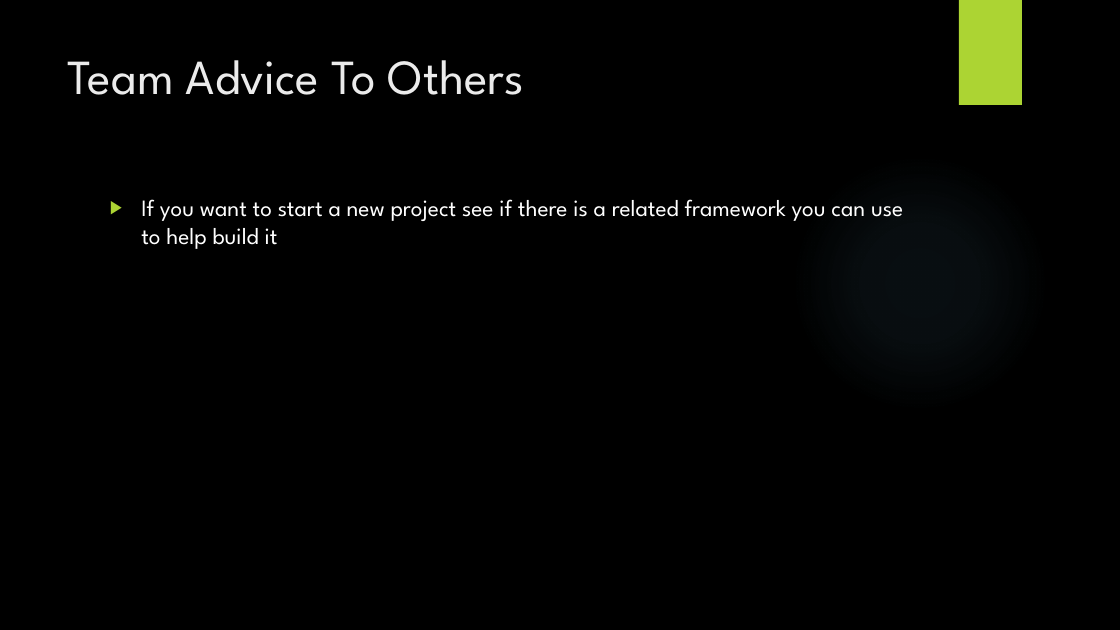
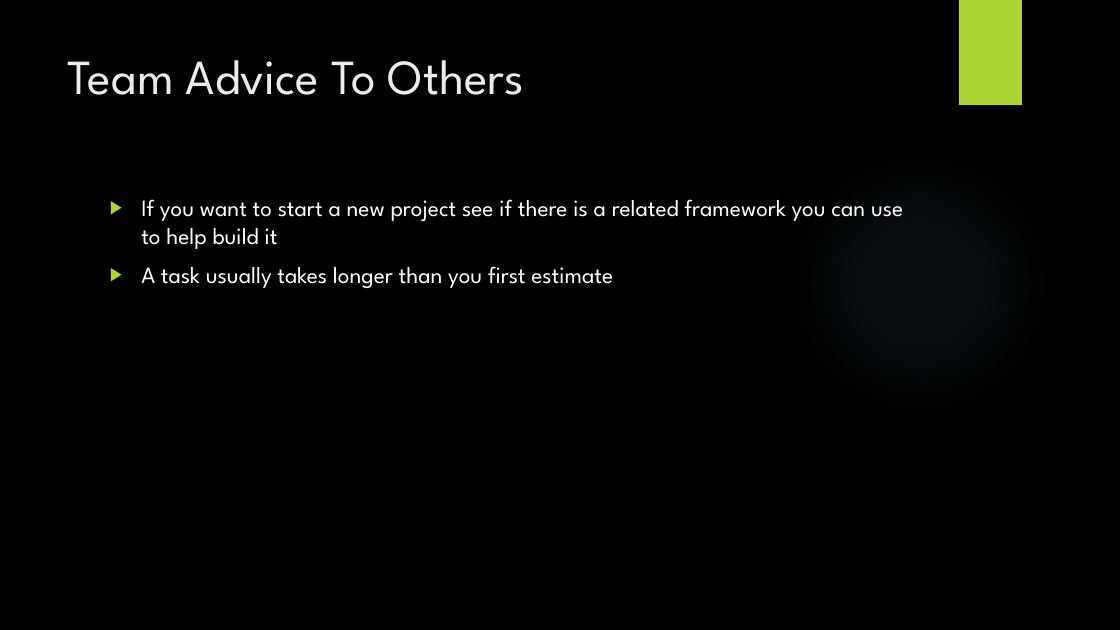
Before and after one commit to TheBrokenTheory/CapstoneProject2019, a slide deck: slide 14 of Documentation/BetaPresentation.pptx. Drawn at 1120x630 pixels with LibreOffice and Linux fonts; fonts in the diff are those of the drawing; background and template pictures are left out. Boxes give left, top, right and bottom in pixels: in the first picture for what was removed or moved away, otherwise in the second. Text is boxed around its words. In the diff, an @@ line names an element or a change of style, - is before the commit and + after.

```diff
--- a/Documentation/BetaPresentation.pptx
+++ b/Documentation/BetaPresentation.pptx
@@ text at [141,266,613,288]: paragraph added @@
+▶ A task usually takes longer than you first estimate
```
Also in this commit, not shown: 1 other slide changed.
